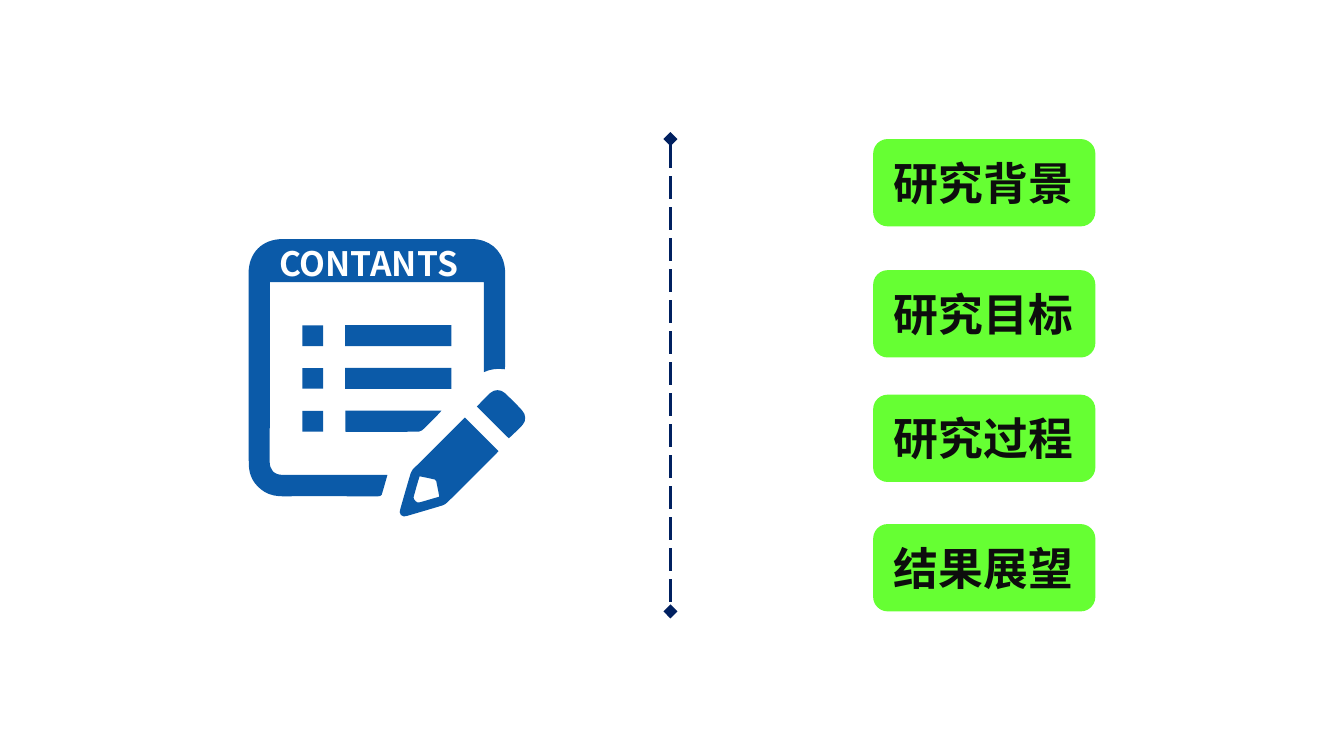
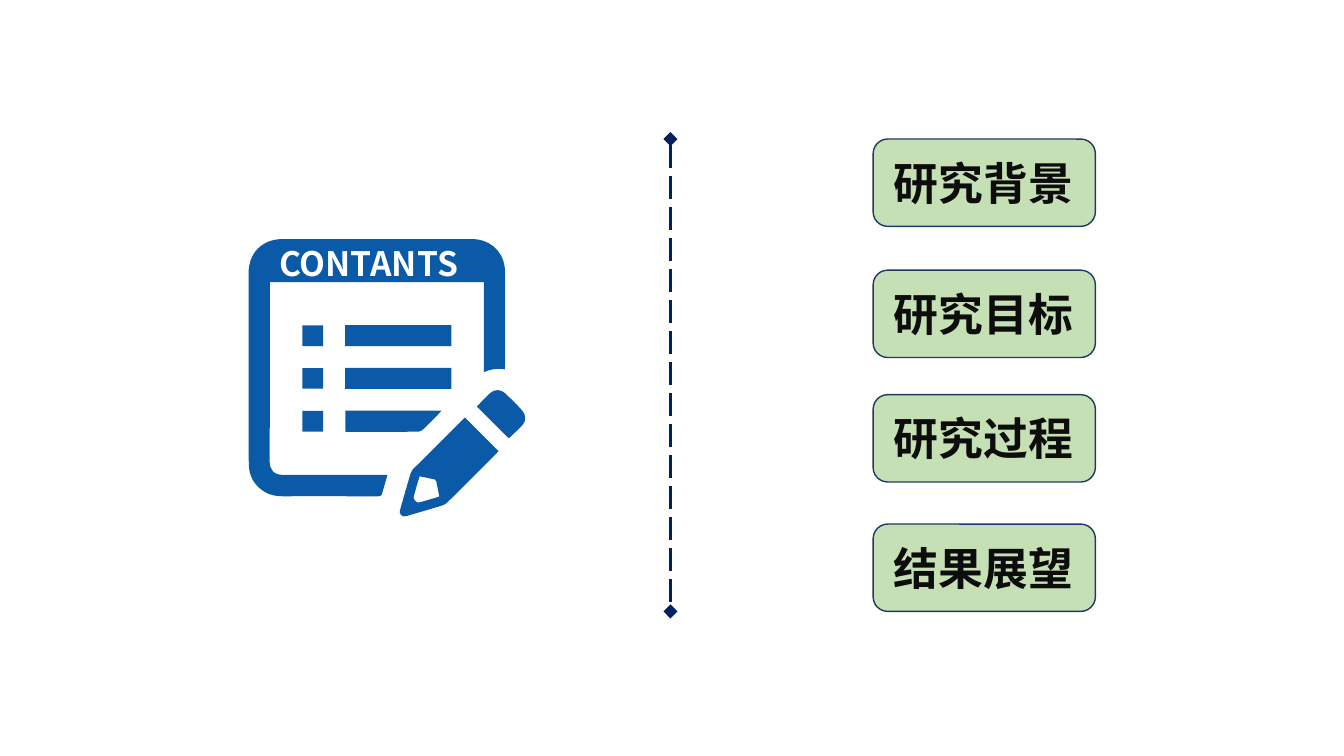
Before and after one commit to SudaSoda/Graduation-Design, a slide deck: slide 2 of Output/毕设答辩_赵杰_1452047.pptx. Drawn at 1344x756 pixels with LibreOffice and Linux fonts; fonts in the diff are those of the drawing. Boxes give left, top, right and bottom in pixels: in the first picture for what was removed or moved away, otherwise in the second. Text is boxed around its words. In the diff, an @@ line names an element or a change of style, - is before the commit and + after.

```diff
--- a/Output/毕设答辩_赵杰_1452047.pptx
+++ b/Output/毕设答辩_赵杰_1452047.pptx
@@ fill #66FF33 to #C5E0B4; outline none to #203864 1 pt in 4 elements at (873, 139, 1095, 227), (873, 270, 1095, 358), (873, 395, 1095, 483), (873, 524, 1095, 612) @@
```
Also in this commit, not shown: 1 other slide changed, 15 slides added, 8 other files.
